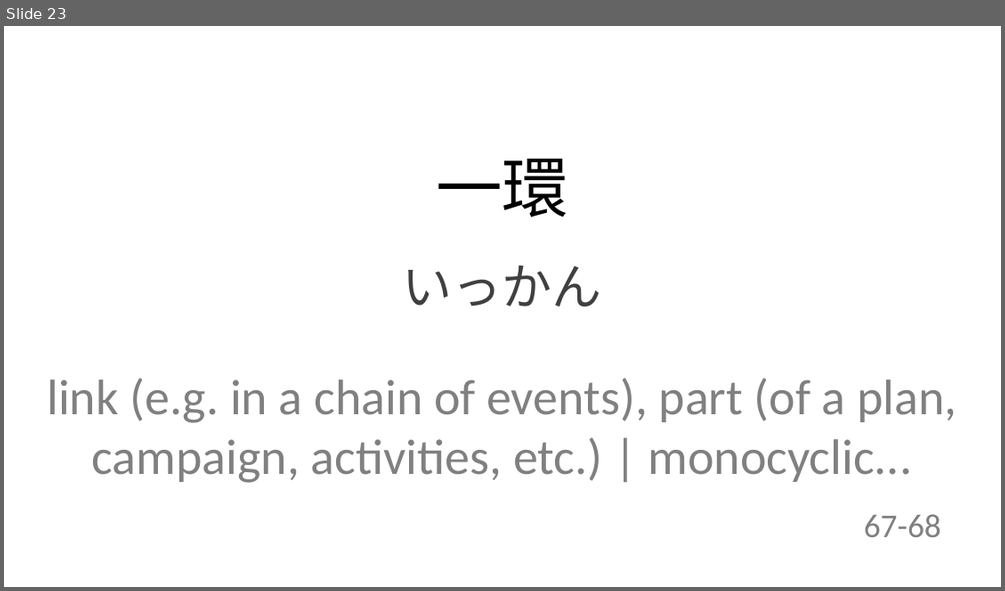
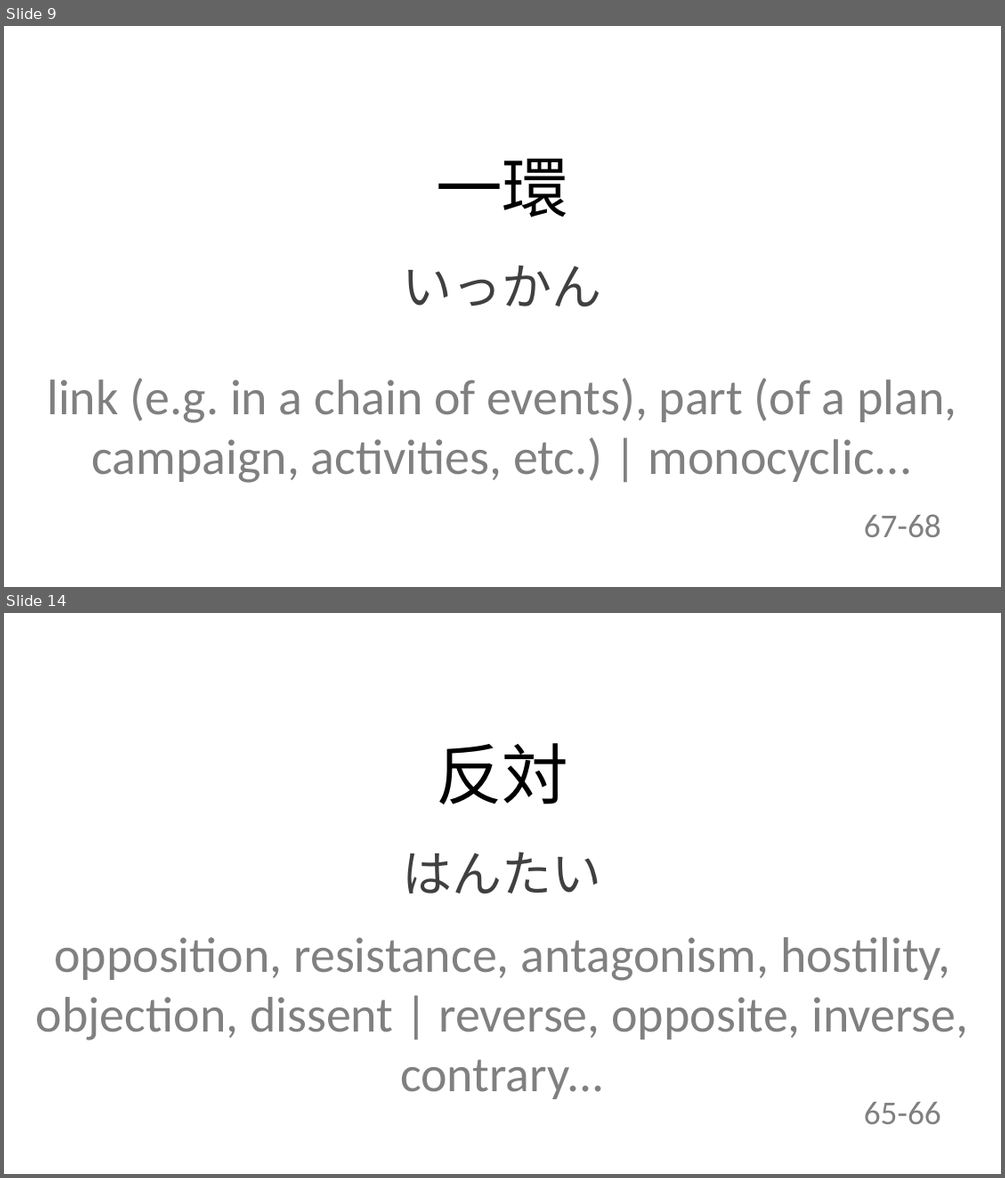
Before and after one commit to ariqRam/ankislide, a slide deck: 10|2-6/2023-10-6/kanji-todaysTest.pptx. Shown one above the other, each under a label of ours: slide 23 before the commit, slides 9 and 14 after it; the slides between them are not shown. The pictures are 1005x591 and 1005x1178 pixels, drawn with LibreOffice and Linux fonts; fonts in the diff are those of the drawing. Boxes give left, top, right and bottom in pixels: in the first picture for what was removed or moved away, otherwise in the second. Text is boxed around its words. In the diff, an @@ line names an element or a change of style, - is before the commit and + after.

```diff
--- a/10|2-6/2023-10-6/kanji-todaysTest.pptx
+++ b/10|2-6/2023-10-6/kanji-todaysTest.pptx
@@ slide 14 added at [4,613,1001,1174], background #FFFFFF @@
@@ text added at [436,743,568,804], 48 pt, text #000000 @@
+反対
@@ text added at [403,852,602,893], 36 pt, text #404040 @@
+はんたい
@@ text added at [36,937,969,1099], 36 pt, text #808080 @@
+opposition, resistance, antagonism, hostility, objection, dissent | reverse, opposite, inverse, contrary...
@@ text added at [864,1102,941,1124], 24 pt, text #808080 @@
+65-66
@@ what was slide 23 is now slide 9 @@
```
Also in this commit, not shown: 1 slide changed, 8 other slides added, 13 slides removed, 34 other files.
